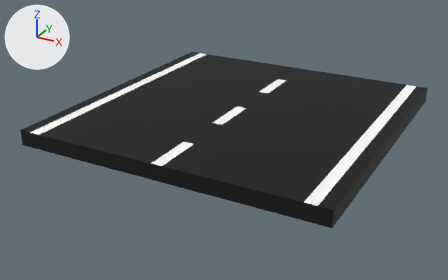
The FBX model Assets/_game/Assets/Models/road_export.fbx: old version first, new version second.
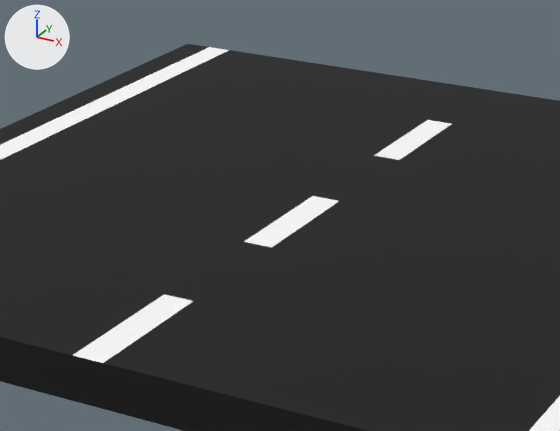
Each version appears first whole from a 50 mm camera at (17.7, -34.6, 15.1) aimed at (-0.7, -1.2, -1.6), and next in a close-up on the part from 28% to 73% of the width and 13% to 68% of the height. The lights are fixed; the arrows at upper left show +X, +Y and +Z.
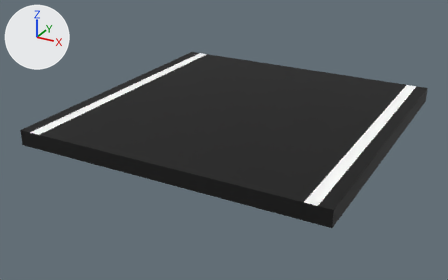
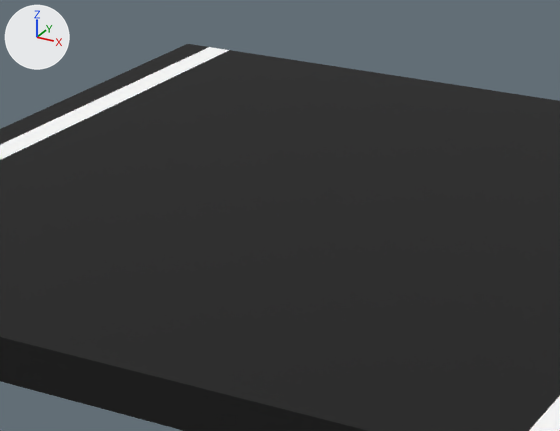
Patch to the scene script:
```diff
--- a/Assets/_game/Assets/Models/road_export.fbx.py
+++ b/Assets/_game/Assets/Models/road_export.fbx.py
@@ me_cube_001 @@
 me_cube_001.from_pydata(...)  # 126 vertices, 124 faces; spans x -10.0..10.0, y -10.0..10.0, z -0.5..0.5
 # used by ob_cube; location = (0.0, 0.0, 0.0)
+# me_cube_001 part 1: all 2 faces centred in x -0.2..0.2, y -8.3, z 0.5 switch from mat_materialw (white #ffffff) to mat_material (black #000000)
+# me_cube_001 part 2: all 2 faces centred in x -0.2..0.2, y -1.7, z 0.5 switch from mat_materialw (white #ffffff) to mat_material (black #000000)
+# me_cube_001 part 3: all 2 faces centred in x -0.2..0.2, y 5.0, z 0.5 switch from mat_materialw (white #ffffff) to mat_material (black #000000)
```

Where the change shows, as pixel boxes [x1, y1, x2, y2] in the close-ups (560 x 431 px):
part 1 of me_cube_001, recoloured (white to black)
    both: [73, 294, 193, 363]
part 2 of me_cube_001, recoloured (white to black)
    both: [244, 196, 339, 247]
part 3 of me_cube_001, recoloured (white to black)
    both: [374, 120, 451, 160]
